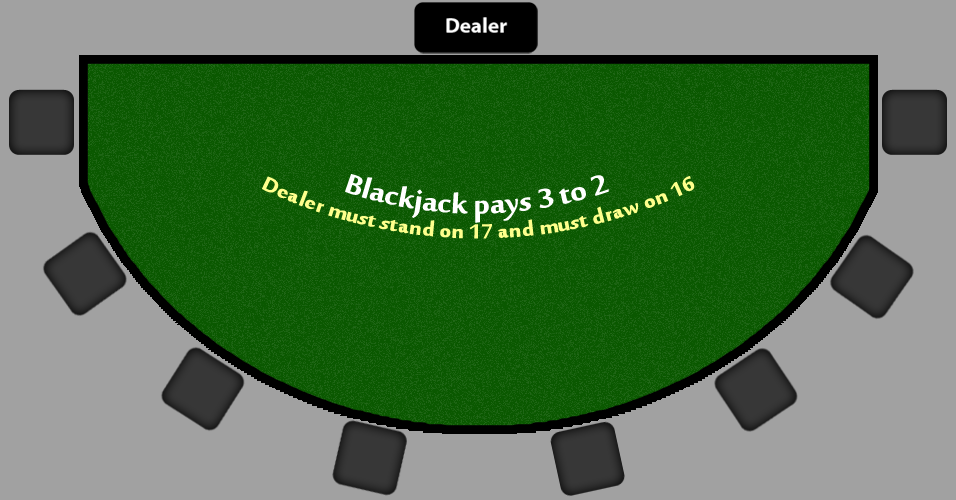
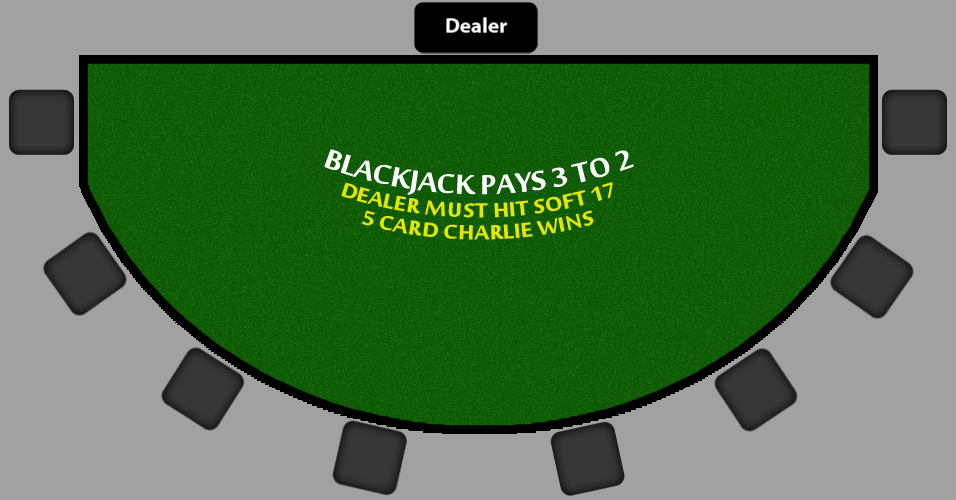
Comparing the layer stacks of the two 956 x 500 images. Changes:
added layer "5 CARD CHARLIE WINS" above "DEALER MUST HIT SOFT 17" over <box>361,210,594,240</box>
renamed "Dealer must stand on 17 and must draw on 16" to "DEALER MUST HIT SOFT 17", painted on it over <box>262,176,695,239</box>
renamed "Blackjack pays 3 to 2" to "BLACKJACK PAYS 3 TO 2", painted on it over <box>324,149,634,223</box>
